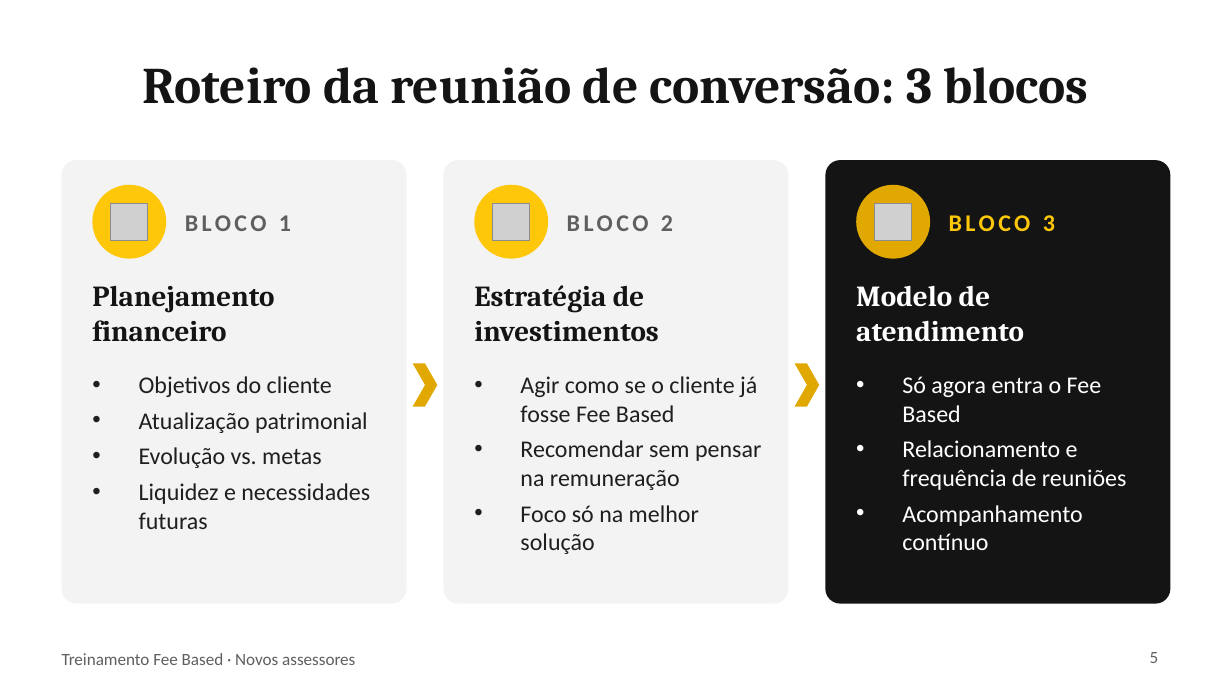
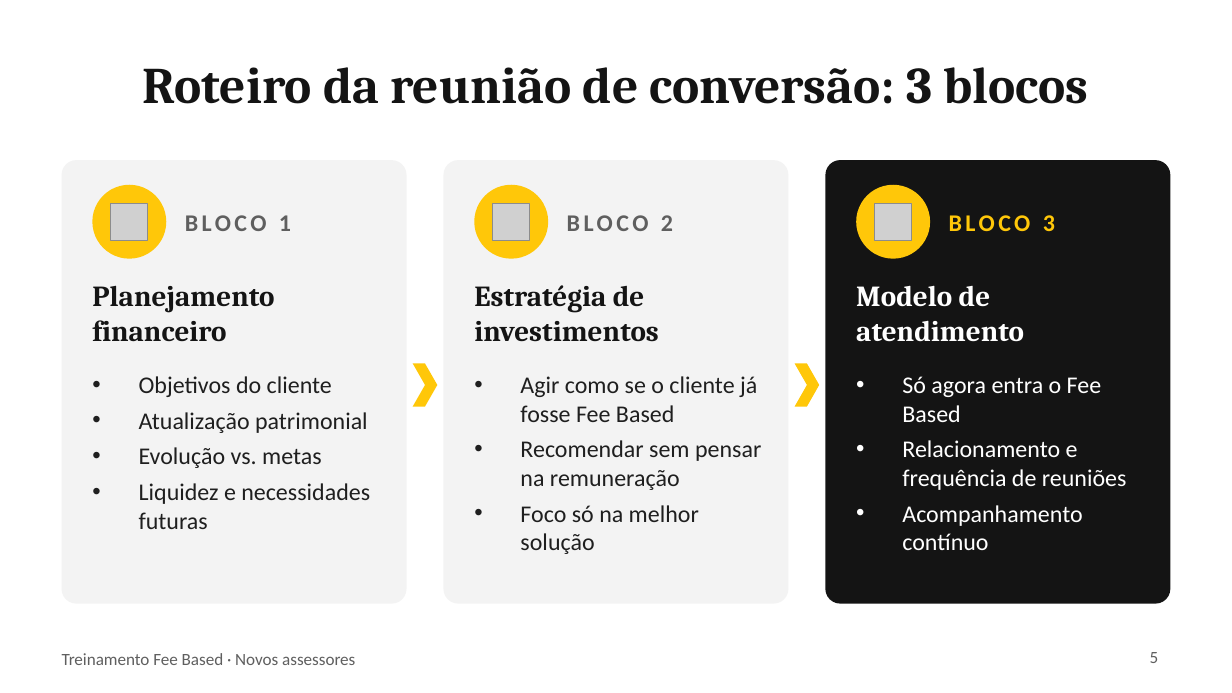
Before and after one commit to lcarloscalfat1998-eng/Mensagens, a slide deck: slide 5 of treinamentos/fee-based/Treinamento_Fee_Based_Novos_Assessores.pptx. Drawn at 1232x693 pixels with LibreOffice and Linux fonts; fonts in the diff are those of the drawing; grey boxes stand for pictures. Boxes give left, top, right and bottom in pixels: in the first picture for what was removed or moved away, otherwise in the second. Text is boxed around its words. In the diff, an @@ line names an element or a change of style, - is before the commit and + after.

```diff
--- a/treinamentos/fee-based/Treinamento_Fee_Based_Novos_Assessores.pptx
+++ b/treinamentos/fee-based/Treinamento_Fee_Based_Novos_Assessores.pptx
@@ fill #E0A800 to #FFC709 in 3 elements at (413,363,437,407), (795,363,819,407), (856,185,930,259) @@
```
Also in this commit, not shown: 4 other slides changed, 1 other file.
